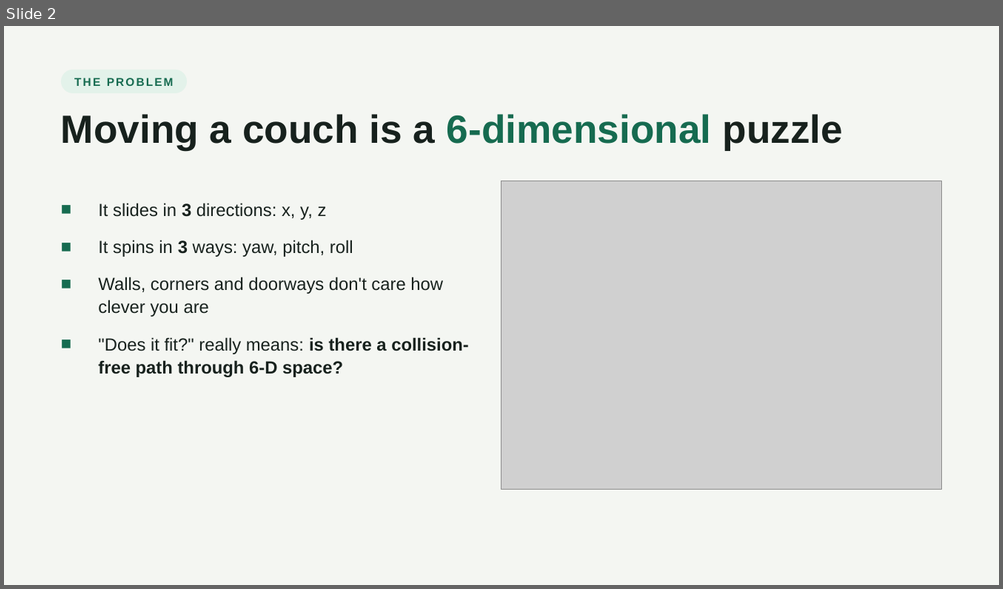
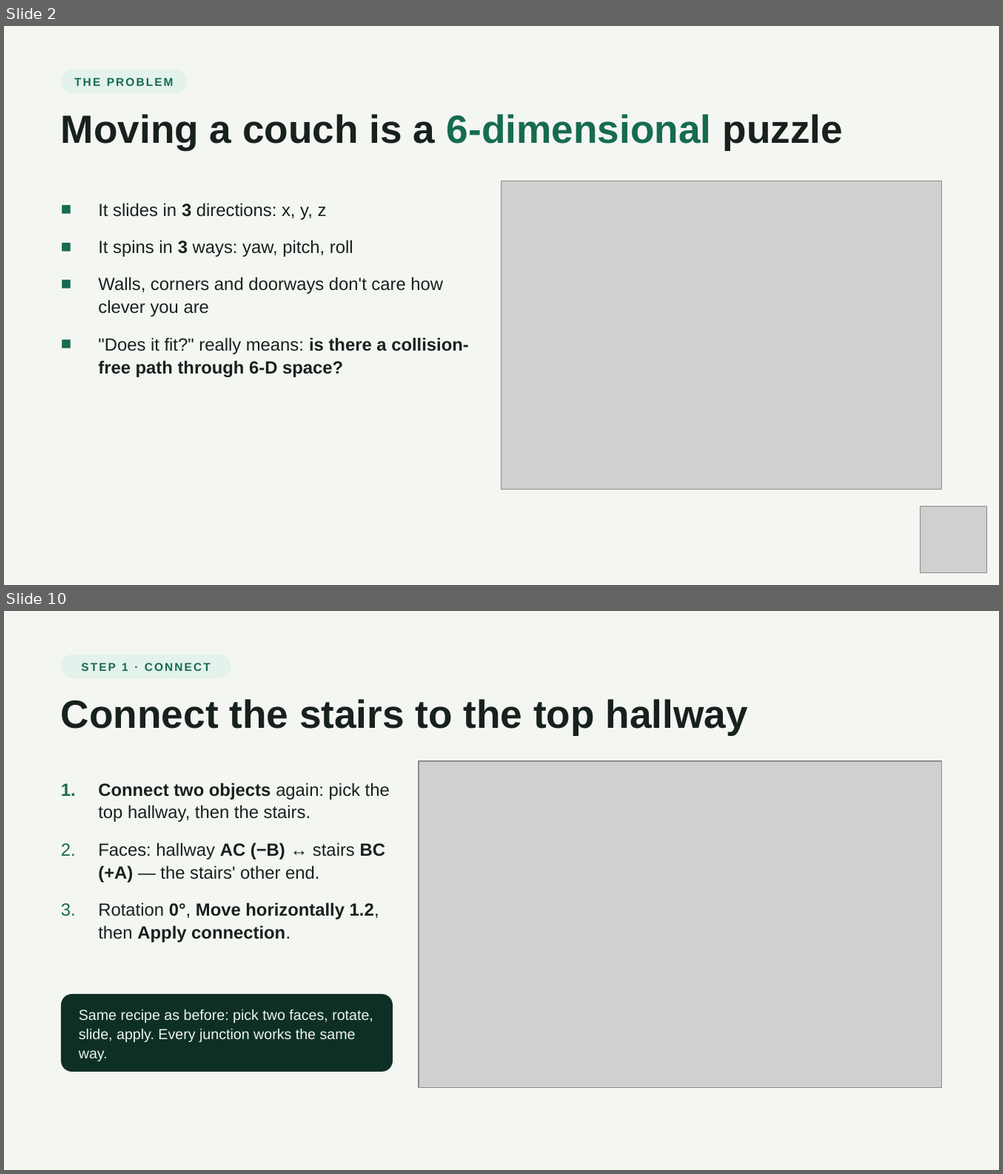
Before and after one commit to volcano1998/FurnitureSim_3D, a slide deck: slides/CanItFit.pptx. Shown one above the other, each under a label of ours: slide 2 before the commit, slides 2 and 10 after it; the slides between them are not shown. The pictures are 1003x589 and 1003x1174 pixels, drawn with LibreOffice and Linux fonts; fonts in the diff are those of the drawing; grey boxes stand for pictures. Boxes give left, top, right and bottom in pixels: in the first picture for what was removed or moved away, otherwise in the second. Text is boxed around its words. In the diff, an @@ line names an element or a change of style, - is before the commit and + after.

```diff
--- a/slides/CanItFit.pptx
+++ b/slides/CanItFit.pptx
@@ slide 10 added at (4,611,999,1170), background #F4F6F2 @@
@@ rounded rectangle added at (61,654,231,678), fill #E3F2EA, 11 pt, text #166B50, bold @@
+STEP 1 · CONNECT
@@ text added at (61,699,748,735), 38 pt, text #17211D, bold @@
+Connect the stairs to the top hallway
@@ picture added at (419,761,942,1088) @@
@@ text added at (98,783,390,943), 17 pt, text #17211D @@
+1. Connect two objects again: pick the top hallway, then the stairs.
+2. Faces: hallway AC (−B) ↔ stairs BC (+A) — the stairs' other end.
+3. Rotation 0°, Move horizontally 1.2, then Apply connection.
@@ rounded rectangle added at (61,994,392,1072), fill #0E2F26, 14 pt, text #EAF5EE @@
+Same recipe as before: pick two faces, rotate, slide, apply. Every junction works the same way.
@@ slide 2 changed as well @@
@@ picture added at (920,506,987,573) @@
```
Also in this commit, not shown: 12 other slides changed, 10 other slides added, 4 slides removed, 16 other files.
